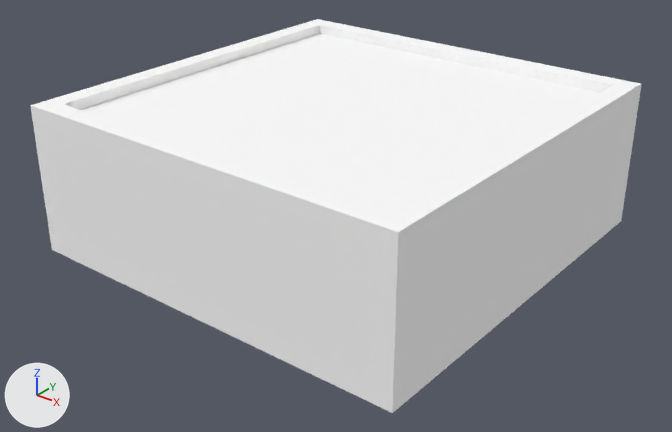
The glTF model public/3d/item/model__item__shop.ofs_3882_0/3882kg3case10.gltf as it was, and as the next commit left it.
Camera for both pictures: a 50 mm lens placed at (1.265, -1.618, 1.123), pointed at (0.004, -0.042, 0.146). The axes (+X, +Y, +Z) are drawn at lower left. The lights are the same throughout. The older version comes first.

In view in the first picture: '3882kg3case10'.
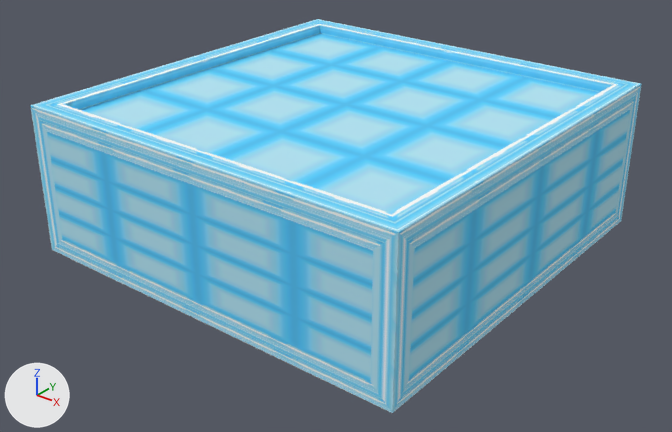
Boxes [x1, y1, x2, y2] around the edits, measured in the pictures (672 x 432 px):
```json
{"object": "3882kg3case10", "change": "surface changed", "before": [30, 19, 642, 413], "after": [30, 19, 642, 413], "on screen": "white to cyan"}
```

Scene script edits in JSON lines:
```json
{"op": "add", "block": "img_case10_1", "code": ["img_case10_1 = load_image('case10_1', '_unpacked/case10_1', 32, 32, 'sRGB')"]}
{"op": "add", "block": "img_case10_0", "code": ["img_case10_0 = load_image('case10_0', '_unpacked/case10_0', 32, 32, 'sRGB')"]}
{"op": "remove", "block": "mat_case10_0", "code": "mat_case10_0.base_color = (1.0, 1.0, 1.0)  # white #ffffff"}
{"op": "add", "block": "mat_case10_0", "code": "mat_case10_0.texture = img_case10_0"}
{"op": "remove", "block": "mat_case10_1", "code": "mat_case10_1.base_color = (1.0, 1.0, 1.0)  # white #ffffff"}
{"op": "add", "block": "mat_case10_1", "code": "mat_case10_1.texture = img_case10_1"}
```
